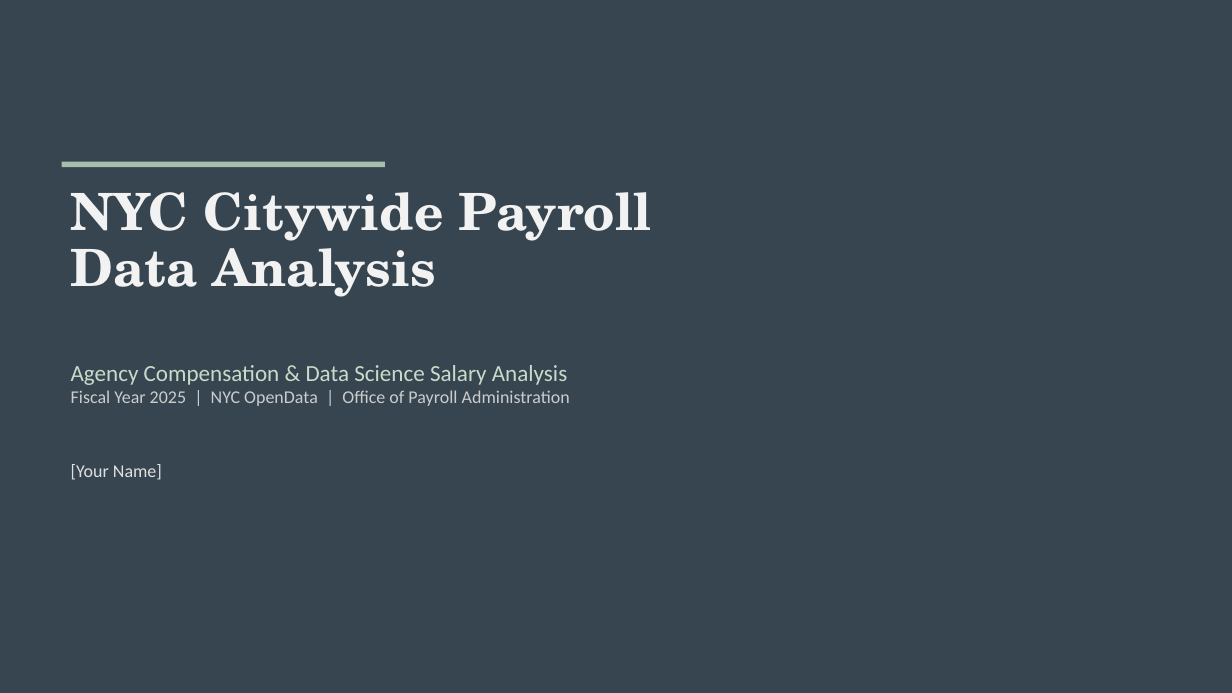
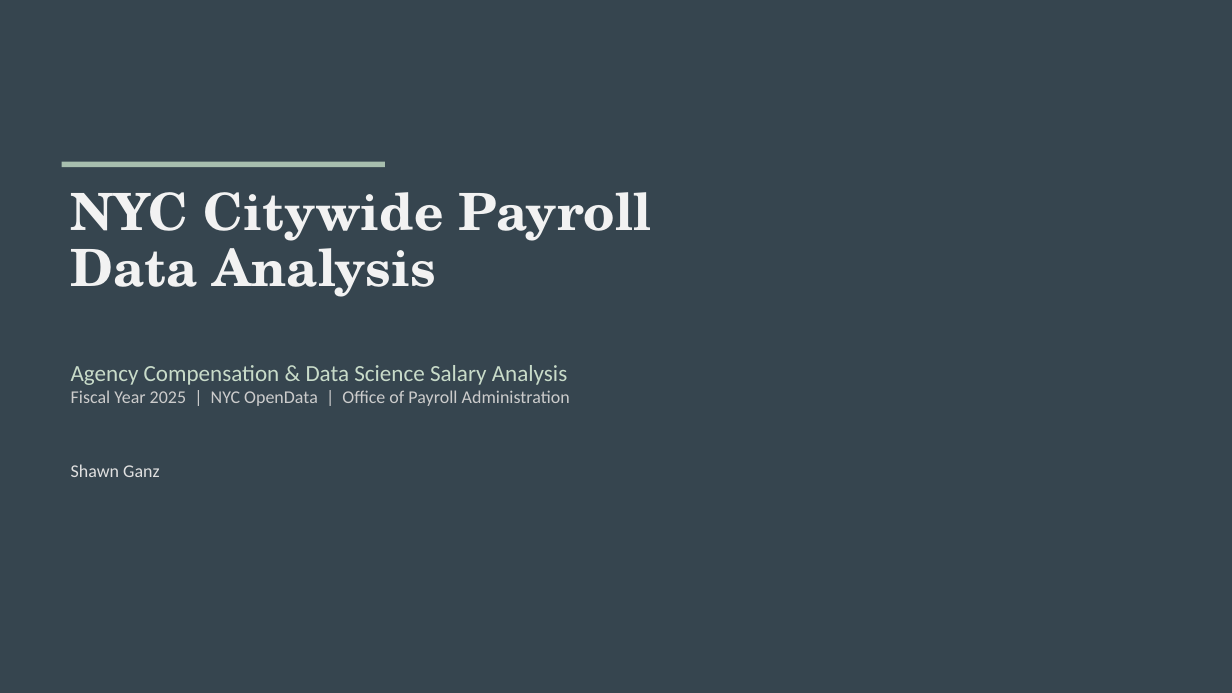
Before and after one commit to Siganz/CUNY_Assignments, a slide deck: slide 1 of 602/final_project/NYC Citywide Payroll.pptx. Drawn at 1232x693 pixels with LibreOffice and Linux fonts; fonts in the diff are those of the drawing. Boxes give left, top, right and bottom in pixels: in the first picture for what was removed or moved away, otherwise in the second. Text is boxed around its words. In the diff, an @@ line names an element or a change of style, - is before the commit and + after.

```diff
--- a/602/final_project/NYC Citywide Payroll.pptx
+++ b/602/final_project/NYC Citywide Payroll.pptx
@@ text at (x1=71, y1=464, x2=160, y2=477): text changed @@
-[Your Name]
+Shawn Ganz
```
Also in this commit, not shown: 5 other files.
